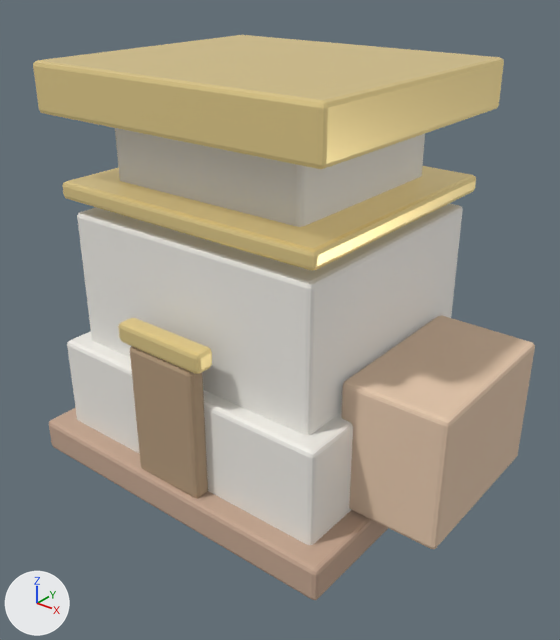
A saved change to the glTF model apps/client/public/models/buildings/great_house.glb.
Before and after are seen from a 50 mm lens placed at (3.18, -3.89, 3.45), pointed at (0.2, -0.17, 1.15). Lighting does not change. The marker at lower left points along +X, +Y and +Z. The older version comes first. Where no turn or scale is listed for an object, it has been applied to the vertices. Vertices at exactly the same position are counted once.

The first picture shows 'gh_base', 'gh_cornice', 'gh_door', 'gh_lintel', 'gh_mid', 'gh_plinth', 'gh_roof', 'gh_top', 'gh_wing'.
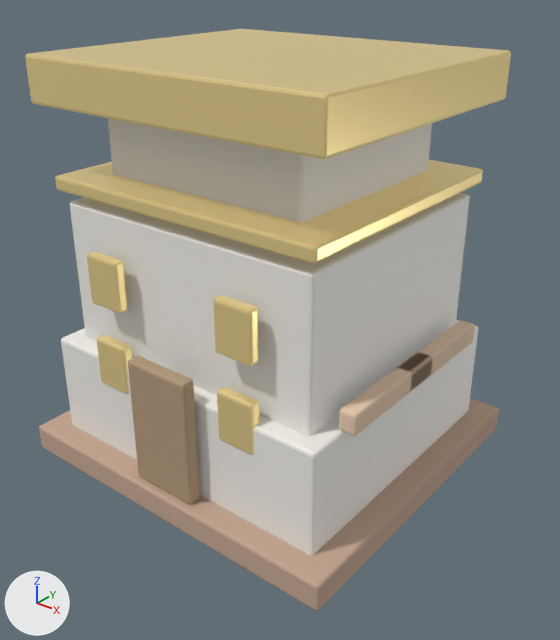
What changed in the scene script:
```text
Change me_cube_053:
    remove me_cube_053.from_pydata(...)  # 56 vertices, 108 faces; spans x -1.1..1.1, y -1.0..1.0, z 0.2..0.9
    add me_cube_053.from_pydata(...)  # 56 vertices, 108 faces; spans x -1.12..1.12, y -1.02..1.02, z 0.18..0.93
    me_cube_053 part 1: the whole mesh is scaled about its middle by (1.03, 1.03, 1.09)
Change me_cube_057:
    remove me_cube_057.from_pydata(...)  # 56 vertices, 108 faces; spans x -1.02..1.02, y -0.93..0.93, z 1.94..2.06
    add me_cube_057.from_pydata(...)  # 56 vertices, 108 faces; spans x -1.05..1.05, y -0.95..0.95, z 2.0..2.1
    me_cube_057 part 2: the whole mesh is scaled about its middle by (1.03, 1.03, 0.884), then moved by (0.0, 0.0, 0.05)
Change me_cube_058:
    remove me_cube_058.from_pydata(...)  # 56 vertices, 108 faces; spans x -0.275..0.275, y -1.11..-0.99, z 0.225..1.175
    add me_cube_058.from_pydata(...)  # 56 vertices, 108 faces; spans x -0.25..0.25, y -1.15..-1.05, z 0.2..1.1
    me_cube_058 part 3: 56 of 56 vertices moved; they spanned x -0.275..0.275, y -1.11..-0.99, z 0.225..1.175 and now span x -0.25..0.25, y -1.15..-1.05, z 0.2..1.1; mean shift (0.0, -0.05, -0.05)
Change me_cube_054:
    remove me_cube_054.from_pydata(...)  # 56 vertices, 108 faces; spans x -0.98..0.98, y -0.88..0.88, z 0.85..1.85
    add me_cube_054.from_pydata(...)  # 56 vertices, 108 faces; spans x -1.0..1.0, y -0.9..0.9, z 0.88..1.92
    me_cube_054 part 4: the whole mesh is scaled about its middle by (1.03, 1.04, 1.06), then moved by (0.0, 0.0, 0.05)
Change me_cube_052:
    remove me_cube_052.from_pydata(...)  # 56 vertices, 108 faces; spans x -1.25..1.25, y -1.15..1.15, z 0.0..0.24
    add me_cube_052.from_pydata(...)  # 56 vertices, 108 faces; spans x -1.3..1.3, y -1.2..1.2, z 0.0..0.2
    me_cube_052 part 5: the whole mesh is multiplied about the mesh origin by the matrix ((1.045, 0.0, 0.0), (0.0, 1.049, 0.0), (0.0, 0.0, 0.859))
Change me_cube_056:
    remove me_cube_056.from_pydata(...)  # 56 vertices, 108 faces; spans x -1.1..1.1, y -0.98..0.98, z 2.49..2.81
    add me_cube_056.from_pydata(...)  # 56 vertices, 108 faces; spans x -1.12..1.12, y -1.0..1.0, z 2.55..2.85
    me_cube_056 part 6: the whole mesh is scaled about its middle by (1.03, 1.03, 0.968), then moved by (0.0, 0.0, 0.05)
Change me_cube_055:
    remove me_cube_055.from_pydata(...)  # 56 vertices, 108 faces; spans x -0.75..0.75, y -0.68..0.68, z 1.83..2.48
    add me_cube_055.from_pydata(...)  # 56 vertices, 108 faces; spans x -0.77..0.77, y -0.7..0.7, z 1.85..2.55
    me_cube_055 part 7: the whole mesh is scaled about its middle by (1.04, 1.05, 1.1), then moved by (0.0, 0.0, 0.05)
Remove ob_gh_lintel:
    ob_gh_lintel = bpy.data.objects.new('gh_lintel', me_cube_059)
Remove ob_gh_wing:
    ob_gh_wing = bpy.data.objects.new('gh_wing', me_cube_060)
Add ob_gh_win_0_55_1_5:
    ob_gh_win_0_55_1_5 = bpy.data.objects.new('gh_win_0.55_1.5', me_cube_136)  # 56 vertices, 108 faces; spans x 0.41..0.69, y -1.04..-0.96, z 1.325..1.675; in mat_gold (yellow #ebd493)
    ob_gh_win_0_55_1_5.location = (0.0, 0.0, 0.0)
Add ob_gh_win_0_55_0_9:
    ob_gh_win_0_55_0_9 = bpy.data.objects.new('gh_win_0.55_0.9', me_cube_135)  # 56 vertices, 108 faces; spans x 0.41..0.69, y -1.04..-0.96, z 0.725..1.075; in mat_gold (yellow #ebd493)
    ob_gh_win_0_55_0_9.location = (0.0, 0.0, 0.0)
Add ob_gh_win__0_55_1_5:
    ob_gh_win__0_55_1_5 = bpy.data.objects.new('gh_win_-0.55_1.5', me_cube_134)  # 56 vertices, 108 faces; spans x -0.69..-0.41, y -1.04..-0.96, z 1.325..1.675; in mat_gold (yellow #ebd493)
    ob_gh_win__0_55_1_5.location = (0.0, 0.0, 0.0)
Add ob_gh_win__0_55_0_9:
    ob_gh_win__0_55_0_9 = bpy.data.objects.new('gh_win_-0.55_0.9', me_cube_133)  # 56 vertices, 108 faces; spans x -0.69..-0.41, y -1.04..-0.96, z 0.725..1.075; in mat_gold (yellow #ebd493)
    ob_gh_win__0_55_0_9.location = (0.0, 0.0, 0.0)
Add ob_gh_course_1:
    ob_gh_course_1 = bpy.data.objects.new('gh_course_1', me_cube_138)  # 56 vertices, 108 faces; spans x 1.09..1.21, y -0.15..0.75, z 0.925..1.075; in mat_mudbrick (beige #e6c9ae)
    ob_gh_course_1.location = (0.0, 0.0, 0.0)
Add ob_gh_course_0:
    ob_gh_course_0 = bpy.data.objects.new('gh_course_0', me_cube_137)  # 56 vertices, 108 faces; spans x 1.09..1.21, y -0.75..0.15, z 0.925..1.075; in mat_mudbrick (beige #e6c9ae)
    ob_gh_course_0.location = (0.0, 0.0, 0.0)
```

Pixel boxes [x1, y1, x2, y2] of what changed, in the pictures (560 x 640 px):
'gh_mid', mesh rescaled
    before: [77, 203, 463, 435]
    after: [70, 193, 470, 436]
'gh_roof', rescaled
    before: [33, 35, 504, 169]
    after: [25, 29, 511, 159]
'gh_base', rescaled
    before: [67, 331, 353, 545]
    after: [61, 320, 479, 555]
'gh_wing', deleted (beige)
    before: [341, 315, 535, 549]
'gh_plinth', reshaped
    before: [49, 407, 388, 600]
    after: [39, 398, 499, 611]
'gh_top', mesh rescaled
    before: [115, 128, 425, 227]
    after: [108, 118, 432, 222]
'gh_cornice', rescaled
    before: [62, 166, 476, 271]
    after: [55, 160, 483, 263]
'gh_door', reshaped (8% narrower)
    before: [130, 346, 208, 498]
    after: [128, 356, 200, 504]
'gh_lintel', deleted (yellow)
    before: [118, 318, 212, 374]
'gh_win_0.55_1.5', added (yellow)
    after: [213, 295, 259, 366]
'gh_course_0', added (beige)
    after: [339, 353, 431, 436]
'gh_win_0.55_0.9', added (yellow)
    after: [217, 387, 259, 454]
'gh_course_1', added (beige)
    after: [396, 321, 475, 390]
'gh_win_-0.55_1.5', added (yellow)
    after: [87, 252, 127, 313]
'gh_win_-0.55_0.9', added (yellow)
    after: [97, 335, 132, 394]
